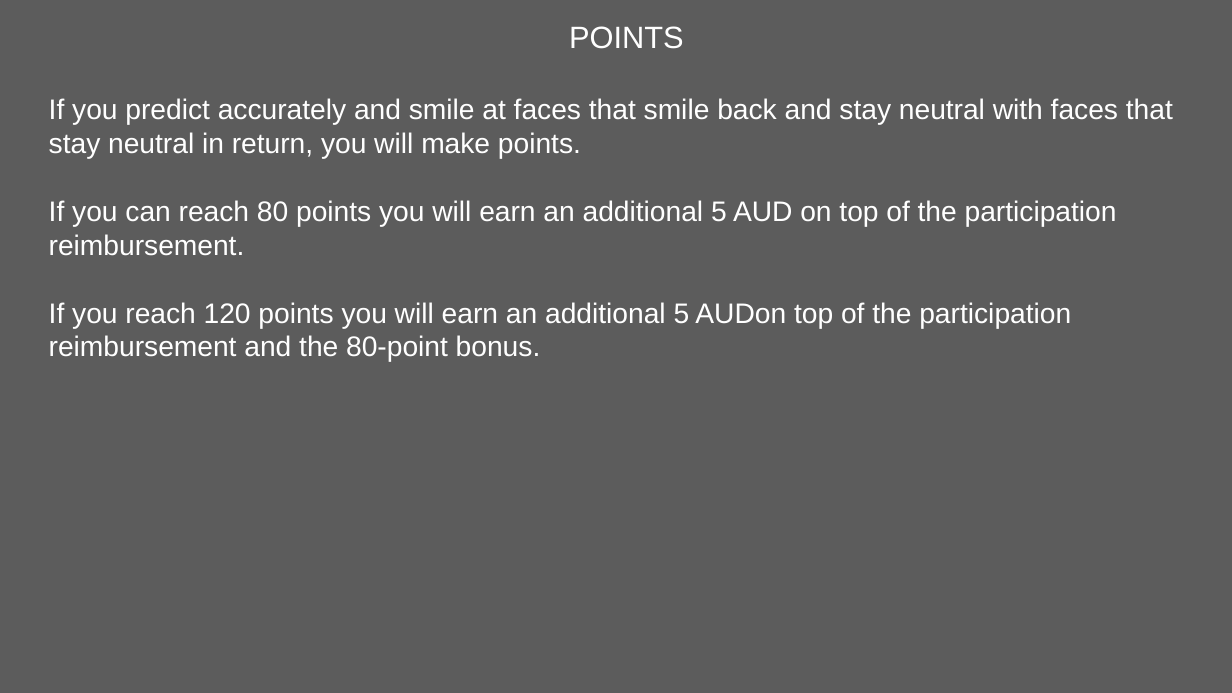
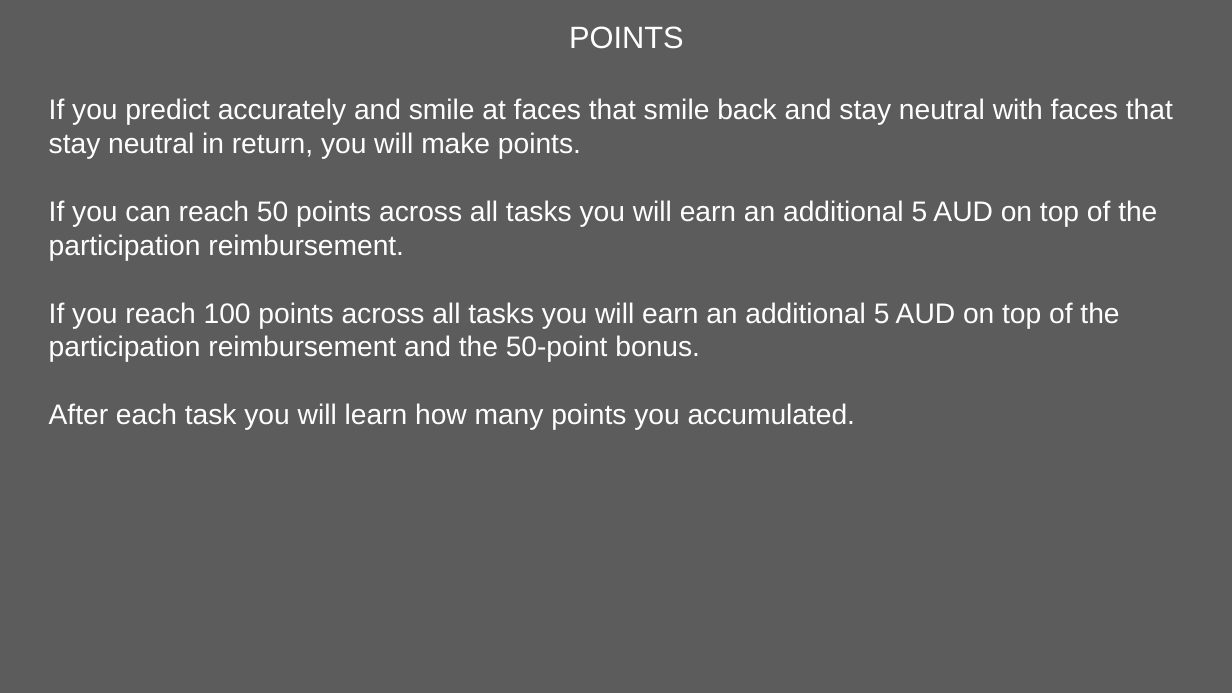
Before and after one commit to kwellstein/social_affective_prediction_task, a slide deck: slide 4 of task/stimuli/originals_SAP_Task.pptx. Drawn at 1232x693 pixels with LibreOffice and Linux fonts; fonts in the diff are those of the drawing. Boxes give left, top, right and bottom in pixels: in the first picture for what was removed or moved away, otherwise in the second. Text is boxed around its words. In the diff, an @@ line names an element or a change of style, - is before the commit and + after.

```diff
--- a/task/stimuli/originals_SAP_Task.pptx
+++ b/task/stimuli/originals_SAP_Task.pptx
@@ text at <box>49,200,1157,430</box>: text changed @@
-If you can reach 80 points you will earn an additional 5 AUD on top of the participation reimbursement.
-If you reach 120 points you will earn an additional 5 AUDon top of the participation reimbursement and the 80-point bonus.
+If you can reach 50 points across all tasks you will earn an additional 5 AUD on top of the participation reimbursement.
+If you reach 100 points across all tasks you will earn an additional 5 AUD on top of the participation reimbursement and the 50-point bonus.
+After each task you will learn how many points you accumulated.
```
Also in this commit, not shown: 4 other slides changed, 16 slides added, 31 slides removed, 50 other files.
